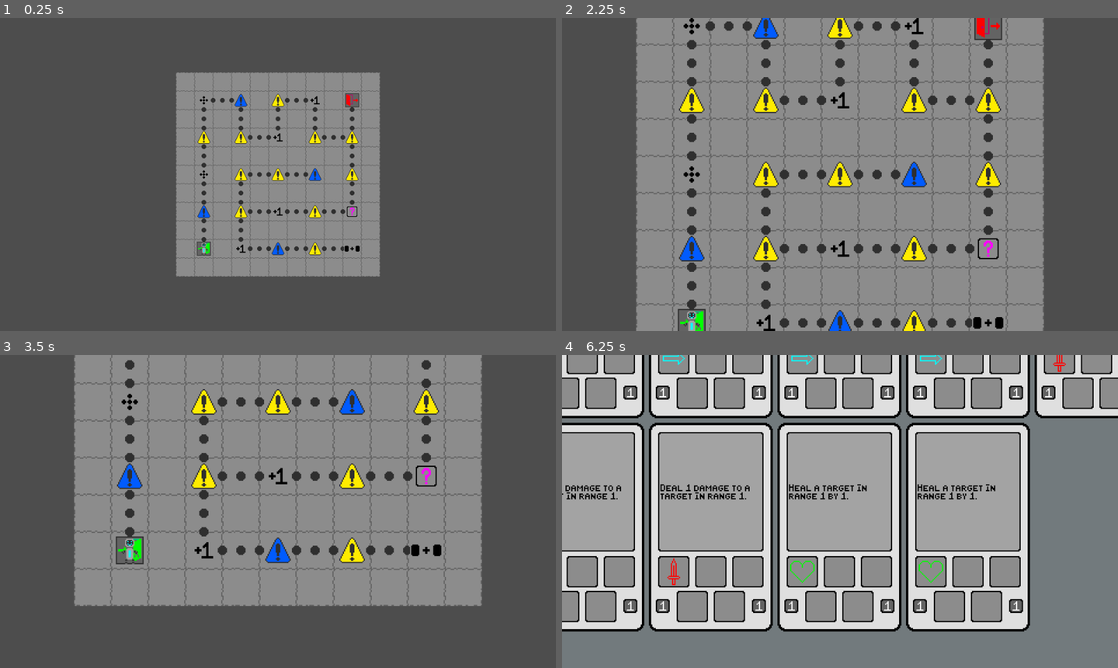
Above: before the commit, frames 1-4 (two rows, left to right).
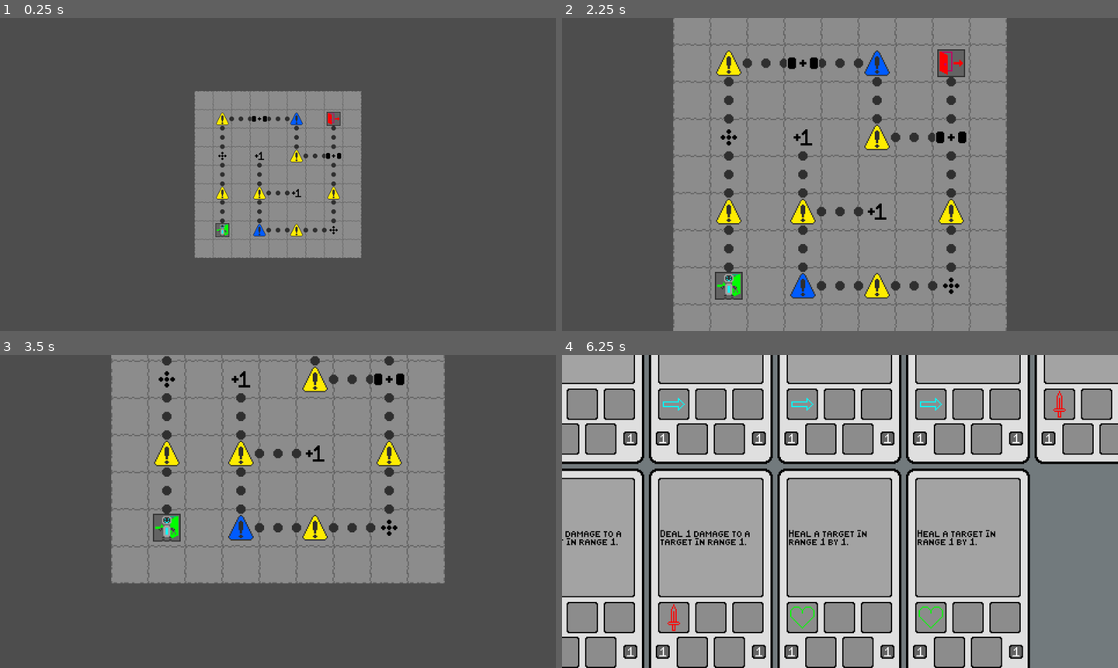
Above: after the commit, the same moments.

Repository: CattacoCattaco/strategy-deckbuilder-roguelike
Game: Godot game, scene res://world_map/world_map.tscn
Same seed, same stepped clock (60 frames per second), same inputs: the game is played once before the commit and once after it.
Inputs (mouse positions are in pixels of both pictures, inside the frame that each line leads up to):
- Up to frame 1 (0.25 s): no input
- Up to frame 2 (2.25 s): tap Enter (do_event) at 0.5, 2 s; move the mouse to (962, 158) at 0.52 s; hold D (right) 0.53-1.25 s; hold Enter (do_event) 0.53-1.25 s; click (962, 158) at 0.67 s; tap Space at 1.25 s; drag from (728, 190) to (812, 237) at 1.27 s; move the mouse to (895, 105) at 2.02 s; hold D (right) from 2.03 s (still down); hold Z (zoom) from 2.03 s (still down); click (895, 105) at 2.17 s
- Up to frame 3 (3.5 s): release D (right) at 2.75 s; release Z (zoom) at 2.75 s; tap Space at 2.75 s; drag from (250, 574) to (111, 464) at 2.77 s
- Up to frame 4 (6.25 s): tap Enter (do_event) at 3.5 s; move the mouse to (1006, 558) at 3.52 s; hold A (left) 3.53-4.25 s; tap Shift at 3.6 s; click (1006, 558) at 3.67 s; tap Space at 4.25 s; drag from (673, 464) to (756, 433) at 4.27 s; move the mouse to (867, 511) at 5.02 s; hold S (down) 5.03-5.75 s; hold Q (view_deck) 5.03-5.75 s; click (867, 511) at 5.17 s; drag from (584, 433) to (728, 527) at 5.77 s

The runs differ from the first frame. In frame 1, 11% of the frame differs, in the area x 31-69%, y 17-83%; in frame 2, 25%; in frame 3, 26%; in frame 4, 47%, in the area x 0-100%, y 0-100%.
Error before the commit: Invalid access to property or key 'tile_grid' on a base object of type 'Nil'. (res://card/card.gd:34)

Commit message:
Enemies Vary by Progression
Now the selection of available enemies changes based on how many worlds you've beaten and if the level is a mission or a normal encounter.

Diff:
--- a/card/card.gd
+++ b/card/card.gd
@@ -31,6 +31,8 @@
 	if event is InputEventMouseButton:
 		if event.pressed:
 			if event.button_index == MOUSE_BUTTON_LEFT:
+				if not hand:
+					return
 				if hand.tile_grid:
 					if hand.tile_grid.round_manager.is_player_turn:
 						try_play()
@@ -44,6 +46,8 @@
 						else:
 							parent.take_card()
 			elif event.button_index == MOUSE_BUTTON_RIGHT:
+				if not hand:
+					return
 				var parent: Control = get_parent_control()
 				if parent == hand and hand.tile_grid:
 					hand.tile_grid.focus(card_data)
--- a/tile_grid/level_builder/level_builder.gd
+++ b/tile_grid/level_builder/level_builder.gd
@@ -12,13 +12,11 @@
 
 @export var player_data: TileObjectData
 @export var movement_region_object_data: TileObjectData
-@export var clump_obstacles: Array[TileObjectData]
-@export var clump_obstacle_weights: Array[int]
-@export var single_obstacles: Array[TileObjectData]
-@export var single_obstacle_weights: Array[int]
+@export var clump_obstacles: WeightedObjectList
+@export var single_obstacles: WeightedObjectList
 @export var defendable: TileObjectData
-@export var enemies: Array[TileObjectData]
-@export var enemy_weights: Array[int]
+@export var enemies_by_level: Array[WeightedObjectList]
+@export var mission_enemies_by_level: Array[WeightedObjectList]
 
 var density: ObjectDensity
 
@@ -73,12 +71,14 @@
 		ObjectDensity.DENSE:
 			clump_count = floori(randf_range(tile_count * 0.06, tile_count * 0.1))
 
+	if clump_count < 1:
+		clump_count = 1
+
 	for i in range(clump_count):
 		if len(untouched_cells) == 0:
 			break
 
-		var clump_object: TileObjectData = (
-				pick_random_weighted(clump_obstacles, clump_obstacle_weights))
+		var clump_object: TileObjectData = clump_obstacles.get_random_object()
 
 		var start_pos_index: int = randi_range(0, len(untouched_cells) - 1)
 		var pos: Vector2i = untouched_cells[start_pos_index]
@@ -124,6 +124,9 @@
 		ObjectDensity.DENSE:
 			single_obstacle_count = floori(randf_range(tile_count * 0.15, tile_count * 0.2))
 
+	if single_obstacle_count < 1:
+		single_obstacle_count = 1
+
 	for i in range(single_obstacle_count):
 		if len(untouched_cells) == 0:
 			break
@@ -133,7 +136,7 @@
 		untouched_cells.remove_at(pos_index)
 
 		var tile: Tile = tile_grid.get_tile(pos.x, pos.y)
-		tile.add_object(pick_random_weighted(single_obstacles, single_obstacle_weights))
+		tile.add_object(single_obstacles.get_random_object())
 
 	EnemyActionSource.defendables = []
 
@@ -153,13 +156,19 @@
 			tile.add_object(defendable)
 			EnemyActionSource.defendables.append(tile.object)
 
+	var current_enemies: WeightedObjectList
+	if tile_grid.is_mission:
+		current_enemies = mission_enemies_by_level[world_map.world_num]
+	else:
+		current_enemies = enemies_by_level[world_map.world_num]
+
 	for i in range(enemy_count):
 		var pos_index: int = randi_range(0, len(designated_movement_region) - 1)
 		var pos: Vector2i = designated_movement_region[pos_index]
 		designated_movement_region.remove_at(pos_index)
 
 		var tile: Tile = tile_grid.get_tile(pos.x, pos.y)
-		tile.add_object(pick_random_weighted(enemies, enemy_weights))
+		tile.add_object(current_enemies.get_random_object())
 
 	EnemyActionSource.recalc_distances(tile_grid)
 
@@ -209,13 +218,3 @@
 
 			# We shouldn't make too many branches here
 			continue
-
-
-func pick_random_weighted(data_list: Array[TileObjectData], weights: Array[int]) -> TileObjectData:
-	var weighted_list: Array[TileObjectData] = []
-
-	for i in range(len(data_list)):
-		for j in range(weights[i]):
-			weighted_list.append(data_list[i])
-
-	return weighted_list.pick_random()
--- /dev/null
+++ b/tile_grid/level_builder/weighted_object_list.gd
@@ -0,0 +1,31 @@
+class_name WeightedObjectList
+extends Resource
+
+@export var objects: Array[TileObjectData]
+@export var weights: Array[int]
+
+
+func _init(p_objects: Array[TileObjectData] = [], p_weights: Array[int] = []) -> void:
+	objects = p_objects
+	weights = p_weights
+
+
+func get_random_object() -> TileObjectData:
+	var total_weight: int = 0
+	for weight in weights:
+		total_weight += weight
+
+	var probabilities: Array[float] = []
+	for weight in weights:
+		probabilities.append(weight as float / total_weight)
+
+	var random_value: float = randf()
+
+	for i in len(probabilities):
+		var probability: float = probabilities[i]
+		if random_value < probability:
+			return objects[i]
+
+		random_value -= probability
+
+	return null
--- a/tile_grid/tile/tile_object/data/action_source/enemy_action_flow/distance_check_action_flow.gd
+++ b/tile_grid/tile/tile_object/data/action_source/enemy_action_flow/distance_check_action_flow.gd
@@ -48,6 +48,9 @@
 	else:
 		comp_value = EnemyActionSource.get_distance_from_vec(object.pos, comp_distance_type)
 
+	print(base_distance)
+	print(comp_value)
+
 	if base_distance < comp_value:
 		print("below")
 		below._resolve(object, action_source)
--- a/tile_grid/tile/tile_object/data/objects/aggressive_bot.tres
+++ /dev/null
@@ -1,43 +0,0 @@
-[gd_resource type="Resource" script_class="TileObjectData" load_steps=12 format=3 uid="uid://c6m158xb2ol3q"]
-
-[ext_resource type="Script" uid="uid://qcayqubqp7nh" path="res://tile_grid/tile/tile_object/data/action_source/enemy_action_source.gd" id="1_84m8j"]
-[ext_resource type="Script" uid="uid://cxprmuxsp2kc6" path="res://tile_grid/tile/tile_object/data/action_source/enemy_action_flow/move_closer_further_action_flow.gd" id="1_d4lbk"]
-[ext_resource type="Script" uid="uid://kdjaev6b8cb4" path="res://tile_grid/tile/tile_object/data/action_source/enemy_action_flow/attack_action_flow.gd" id="2_0iic5"]
-[ext_resource type="Script" uid="uid://g0hmwqu3bxiu" path="res://tile_grid/tile/tile_object/data/tile_object_data.gd" id="2_3pf4l"]
-[ext_resource type="Script" uid="uid://cmofqse45s2xp" path="res://tile_grid/tile/tile_object/data/action_source/enemy_action_flow/distance_check_action_flow.gd" id="2_d4lbk"]
-[ext_resource type="Texture2D" uid="uid://diebfv156uten" path="res://tile_grid/tile/tile_object/textures/evilbot.png" id="3_84m8j"]
-
-[sub_resource type="Resource" id="Resource_lpb1f"]
-script = ExtResource("1_d4lbk")
-metadata/_custom_type_script = "uid://cxprmuxsp2kc6"
-
-[sub_resource type="Resource" id="Resource_cersr"]
-script = ExtResource("2_0iic5")
-metadata/_custom_type_script = "uid://kdjaev6b8cb4"
-
-[sub_resource type="Resource" id="Resource_s6fpx"]
-script = ExtResource("2_0iic5")
-metadata/_custom_type_script = "uid://kdjaev6b8cb4"
-
-[sub_resource type="Resource" id="Resource_pdae1"]
-script = ExtResource("2_d4lbk")
-below = SubResource("Resource_s6fpx")
-at = SubResource("Resource_cersr")
-above = SubResource("Resource_lpb1f")
-metadata/_custom_type_script = "uid://cmofqse45s2xp"
-
-[sub_resource type="Resource" id="Resource_4mu6k"]
-script = ExtResource("1_84m8j")
-action_flow = SubResource("Resource_pdae1")
-speed = 5
-preview_actions = true
-metadata/_custom_type_script = "uid://qcayqubqp7nh"
-
-[resource]
-script = ExtResource("2_3pf4l")
-texture = ExtResource("3_84m8j")
-texture_type = 2
-object_type = 2
-max_health = 2
-action_source = SubResource("Resource_4mu6k")
-metadata/_custom_type_script = "uid://g0hmwqu3bxiu"
--- /dev/null
+++ b/tile_grid/tile/tile_object/data/objects/enemies/level_0/aggressive_bot.tres
@@ -0,0 +1,43 @@
+[gd_resource type="Resource" script_class="TileObjectData" load_steps=12 format=3 uid="uid://c6m158xb2ol3q"]
+
+[ext_resource type="Script" uid="uid://cxprmuxsp2kc6" path="res://tile_grid/tile/tile_object/data/action_source/enemy_action_flow/move_closer_further_action_flow.gd" id="1_ms03l"]
+[ext_resource type="Script" uid="uid://kdjaev6b8cb4" path="res://tile_grid/tile/tile_object/data/action_source/enemy_action_flow/attack_action_flow.gd" id="2_hou12"]
+[ext_resource type="Script" uid="uid://cmofqse45s2xp" path="res://tile_grid/tile/tile_object/data/action_source/enemy_action_flow/distance_check_action_flow.gd" id="3_wuvyl"]
+[ext_resource type="Script" uid="uid://qcayqubqp7nh" path="res://tile_grid/tile/tile_object/data/action_source/enemy_action_source.gd" id="4_w5roc"]
+[ext_resource type="Script" uid="uid://g0hmwqu3bxiu" path="res://tile_grid/tile/tile_object/data/tile_object_data.gd" id="5_x6e5t"]
+[ext_resource type="Texture2D" uid="uid://diebfv156uten" path="res://tile_grid/tile/tile_object/textures/evilbot.png" id="6_asa4g"]
+
+[sub_resource type="Resource" id="Resource_lpb1f"]
+script = ExtResource("1_ms03l")
+metadata/_custom_type_script = "uid://cxprmuxsp2kc6"
+
+[sub_resource type="Resource" id="Resource_cersr"]
+script = ExtResource("2_hou12")
+metadata/_custom_type_script = "uid://kdjaev6b8cb4"
+
+[sub_resource type="Resource" id="Resource_s6fpx"]
+script = ExtResource("2_hou12")
+metadata/_custom_type_script = "uid://kdjaev6b8cb4"
+
+[sub_resource type="Resource" id="Resource_pdae1"]
+script = ExtResource("3_wuvyl")
+below = SubResource("Resource_s6fpx")
+at = SubResource("Resource_cersr")
+above = SubResource("Resource_lpb1f")
+metadata/_custom_type_script = "uid://cmofqse45s2xp"
+
+[sub_resource type="Resource" id="Resource_4mu6k"]
+script = ExtResource("4_w5roc")
+action_flow = SubResource("Resource_pdae1")
+speed = 6
+preview_actions = true
+metadata/_custom_type_script = "uid://qcayqubqp7nh"
+
+[resource]
+script = ExtResource("5_x6e5t")
+texture = ExtResource("6_asa4g")
+texture_type = 2
+object_type = 2
+max_health = 2
+action_source = SubResource("Resource_4mu6k")
+metadata/_custom_type_script = "uid://g0hmwqu3bxiu"
--- /dev/null
+++ b/tile_grid/tile/tile_object/data/objects/enemies/level_0/destruction_bot.tres
@@ -0,0 +1,47 @@
+[gd_resource type="Resource" script_class="TileObjectData" load_steps=12 format=3 uid="uid://ci1rdaaph8hyq"]
+
+[ext_resource type="Script" uid="uid://cxprmuxsp2kc6" path="res://tile_grid/tile/tile_object/data/action_source/enemy_action_flow/move_closer_further_action_flow.gd" id="1_6sfi2"]
+[ext_resource type="Script" uid="uid://kdjaev6b8cb4" path="res://tile_grid/tile/tile_object/data/action_source/enemy_action_flow/attack_action_flow.gd" id="2_u01qj"]
+[ext_resource type="Script" uid="uid://cmofqse45s2xp" path="res://tile_grid/tile/tile_object/data/action_source/enemy_action_flow/distance_check_action_flow.gd" id="3_sabho"]
+[ext_resource type="Script" uid="uid://qcayqubqp7nh" path="res://tile_grid/tile/tile_object/data/action_source/enemy_action_source.gd" id="4_3htby"]
+[ext_resource type="Script" uid="uid://g0hmwqu3bxiu" path="res://tile_grid/tile/tile_object/data/tile_object_data.gd" id="5_t432v"]
+[ext_resource type="Texture2D" uid="uid://diebfv156uten" path="res://tile_grid/tile/tile_object/textures/evilbot.png" id="6_wyv5d"]
+
+[sub_resource type="Resource" id="Resource_lpb1f"]
+script = ExtResource("1_6sfi2")
+distance_type = 2
+metadata/_custom_type_script = "uid://cxprmuxsp2kc6"
+
+[sub_resource type="Resource" id="Resource_cersr"]
+script = ExtResource("2_u01qj")
+player_weight = 0.0
+metadata/_custom_type_script = "uid://kdjaev6b8cb4"
+
+[sub_resource type="Resource" id="Resource_s6fpx"]
+script = ExtResource("2_u01qj")
+player_weight = 0.0
+metadata/_custom_type_script = "uid://kdjaev6b8cb4"
+
+[sub_resource type="Resource" id="Resource_pdae1"]
+script = ExtResource("3_sabho")
+distance_type = 2
+below = SubResource("Resource_s6fpx")
+at = SubResource("Resource_cersr")
+above = SubResource("Resource_lpb1f")
+metadata/_custom_type_script = "uid://cmofqse45s2xp"
+
+[sub_resource type="Resource" id="Resource_4mu6k"]
+script = ExtResource("4_3htby")
+action_flow = SubResource("Resource_pdae1")
+speed = 5
+preview_actions = true
+metadata/_custom_type_script = "uid://qcayqubqp7nh"
+
+[resource]
+script = ExtResource("5_t432v")
+texture = ExtResource("6_wyv5d")
+texture_type = 2
+object_type = 2
+max_health = 2
+action_source = SubResource("Resource_4mu6k")
+metadata/_custom_type_script = "uid://g0hmwqu3bxiu"
--- /dev/null
+++ b/tile_grid/tile/tile_object/data/objects/enemies/level_1/aggressive_bot.tres
@@ -0,0 +1,46 @@
+[gd_resource type="Resource" script_class="TileObjectData" load_steps=12 format=3 uid="uid://ut6behyv5072"]
+
+[ext_resource type="Script" uid="uid://cxprmuxsp2kc6" path="res://tile_grid/tile/tile_object/data/action_source/enemy_action_flow/move_closer_further_action_flow.gd" id="1_vllxb"]
+[ext_resource type="Script" uid="uid://kdjaev6b8cb4" path="res://tile_grid/tile/tile_object/data/action_source/enemy_action_flow/attack_action_flow.gd" id="2_uvmsg"]
+[ext_resource type="Script" uid="uid://cmofqse45s2xp" path="res://tile_grid/tile/tile_object/data/action_source/enemy_action_flow/distance_check_action_flow.gd" id="3_g7bs6"]
+[ext_resource type="Script" uid="uid://qcayqubqp7nh" path="res://tile_grid/tile/tile_object/data/action_source/enemy_action_source.gd" id="4_p8428"]
+[ext_resource type="Script" uid="uid://g0hmwqu3bxiu" path="res://tile_grid/tile/tile_object/data/tile_object_data.gd" id="5_ri3he"]
+[ext_resource type="Texture2D" uid="uid://diebfv156uten" path="res://tile_grid/tile/tile_object/textures/evilbot.png" id="6_1qxr2"]
+
+[sub_resource type="Resource" id="Resource_lpb1f"]
+script = ExtResource("1_vllxb")
+move_range = 2
+metadata/_custom_type_script = "uid://cxprmuxsp2kc6"
+
+[sub_resource type="Resource" id="Resource_cersr"]
+script = ExtResource("2_uvmsg")
+attack_damage = 2
+metadata/_custom_type_script = "uid://kdjaev6b8cb4"
+
+[sub_resource type="Resource" id="Resource_s6fpx"]
+script = ExtResource("2_uvmsg")
+attack_damage = 2
+metadata/_custom_type_script = "uid://kdjaev6b8cb4"
+
+[sub_resource type="Resource" id="Resource_pdae1"]
+script = ExtResource("3_g7bs6")
+below = SubResource("Resource_s6fpx")
+at = SubResource("Resource_cersr")
+above = SubResource("Resource_lpb1f")
+metadata/_custom_type_script = "uid://cmofqse45s2xp"
+
+[sub_resource type="Resource" id="Resource_4mu6k"]
+script = ExtResource("4_p8428")
+action_flow = SubResource("Resource_pdae1")
+speed = 6
+preview_actions = true
+metadata/_custom_type_script = "uid://qcayqubqp7nh"
+
+[resource]
+script = ExtResource("5_ri3he")
+texture = ExtResource("6_1qxr2")
+texture_type = 2
+object_type = 2
+max_health = 2
+action_source = SubResource("Resource_4mu6k")
+metadata/_custom_type_script = "uid://g0hmwqu3bxiu"
--- /dev/null
+++ b/tile_grid/tile/tile_object/data/objects/enemies/level_1/destruction_bot.tres
@@ -0,0 +1,50 @@
+[gd_resource type="Resource" script_class="TileObjectData" load_steps=12 format=3 uid="uid://bdwmipo3c33mo"]
+
+[ext_resource type="Script" uid="uid://cxprmuxsp2kc6" path="res://tile_grid/tile/tile_object/data/action_source/enemy_action_flow/move_closer_further_action_flow.gd" id="1_df14o"]
+[ext_resource type="Script" uid="uid://kdjaev6b8cb4" path="res://tile_grid/tile/tile_object/data/action_source/enemy_action_flow/attack_action_flow.gd" id="2_r1as0"]
+[ext_resource type="Script" uid="uid://cmofqse45s2xp" path="res://tile_grid/tile/tile_object/data/action_source/enemy_action_flow/distance_check_action_flow.gd" id="3_s1vlk"]
+[ext_resource type="Script" uid="uid://qcayqubqp7nh" path="res://tile_grid/tile/tile_object/data/action_source/enemy_action_source.gd" id="4_wpxiq"]
+[ext_resource type="Script" uid="uid://g0hmwqu3bxiu" path="res://tile_grid/tile/tile_object/data/tile_object_data.gd" id="5_rs7n7"]
+[ext_resource type="Texture2D" uid="uid://diebfv156uten" path="res://tile_grid/tile/tile_object/textures/evilbot.png" id="6_r1plp"]
+
+[sub_resource type="Resource" id="Resource_lpb1f"]
+script = ExtResource("1_df14o")
+distance_type = 2
+metadata/_custom_type_script = "uid://cxprmuxsp2kc6"
+
+[sub_resource type="Resource" id="Resource_cersr"]
+script = ExtResource("2_r1as0")
+player_weight = 0.0
+attack_range = 2
+metadata/_custom_type_script = "uid://kdjaev6b8cb4"
+
+[sub_resource type="Resource" id="Resource_s6fpx"]
+script = ExtResource("2_r1as0")
+player_weight = 0.0
+attack_range = 2
+metadata/_custom_type_script = "uid://kdjaev6b8cb4"
+
+[sub_resource type="Resource" id="Resource_pdae1"]
+script = ExtResource("3_s1vlk")
+distance_type = 2
+threshold = 2
+below = SubResource("Resource_s6fpx")
+at = SubResource("Resource_cersr")
+above = SubResource("Resource_lpb1f")
+metadata/_custom_type_script = "uid://cmofqse45s2xp"
+
+[sub_resource type="Resource" id="Resource_4mu6k"]
+script = ExtResource("4_wpxiq")
+action_flow = SubResource("Resource_pdae1")
+speed = 5
+preview_actions = true
+metadata/_custom_type_script = "uid://qcayqubqp7nh"
+
+[resource]
+script = ExtResource("5_rs7n7")
+texture = ExtResource("6_r1plp")
+texture_type = 2
+object_type = 2
+max_health = 2
+action_source = SubResource("Resource_4mu6k")
+metadata/_custom_type_script = "uid://g0hmwqu3bxiu"
--- /dev/null
+++ b/tile_grid/tile/tile_object/data/objects/enemies/level_1/fear_bot.tres
@@ -0,0 +1,30 @@
+[gd_resource type="Resource" script_class="TileObjectData" load_steps=7 format=3 uid="uid://sjfa8gslyxmo"]
+
+[ext_resource type="Script" uid="uid://cxprmuxsp2kc6" path="res://tile_grid/tile/tile_object/data/action_source/enemy_action_flow/move_closer_further_action_flow.gd" id="1_u3xi4"]
+[ext_resource type="Script" uid="uid://qcayqubqp7nh" path="res://tile_grid/tile/tile_object/data/action_source/enemy_action_source.gd" id="2_2ype2"]
+[ext_resource type="Script" uid="uid://g0hmwqu3bxiu" path="res://tile_grid/tile/tile_object/data/tile_object_data.gd" id="3_1rgf7"]
+[ext_resource type="Texture2D" uid="uid://diebfv156uten" path="res://tile_grid/tile/tile_object/textures/evilbot.png" id="4_gt321"]
+
+[sub_resource type="Resource" id="Resource_gl1p2"]
+script = ExtResource("1_u3xi4")
+distance_type = 1
+move_range = 2
+can_jump = true
+closer = false
+metadata/_custom_type_script = "uid://cxprmuxsp2kc6"
+
+[sub_resource type="Resource" id="Resource_3jjgm"]
+script = ExtResource("2_2ype2")
+action_flow = SubResource("Resource_gl1p2")
+speed = 4
+preview_actions = true
+metadata/_custom_type_script = "uid://qcayqubqp7nh"
+
+[resource]
+script = ExtResource("3_1rgf7")
+texture = ExtResource("4_gt321")
+texture_type = 2
+object_type = 2
+max_health = 2
+action_source = SubResource("Resource_3jjgm")
+metadata/_custom_type_script = "uid://g0hmwqu3bxiu"
--- a/tile_grid/tile_grid.tscn
+++ b/tile_grid/tile_grid.tscn
@@ -11,15 +11,56 @@
 [ext_resource type="Resource" uid="uid://dq2vskswinh63" path="res://tile_grid/tile/tile_object/data/objects/acid.tres" id="5_pf1a3"]
 [ext_resource type="Resource" uid="uid://ccciw1ve4yhmy" path="res://tile_grid/tile/tile_object/data/objects/tree.tres" id="6_pf1a3"]
 [ext_resource type="Script" uid="uid://drke1av0c1b7k" path="res://tile_grid/round_manager/round_manager.gd" id="8_5axyk"]
-[ext_resource type="Resource" uid="uid://c6m158xb2ol3q" path="res://tile_grid/tile/tile_object/data/objects/aggressive_bot.tres" id="9_eoot7"]
+[ext_resource type="Script" uid="uid://bmvmi6iqabq4g" path="res://tile_grid/level_builder/weighted_object_list.gd" id="8_dnmic"]
+[ext_resource type="Resource" uid="uid://c6m158xb2ol3q" path="res://tile_grid/tile/tile_object/data/objects/enemies/level_0/aggressive_bot.tres" id="9_eoot7"]
 [ext_resource type="Resource" uid="uid://c8jcqn23xsyua" path="res://tile_grid/tile/tile_object/data/objects/building.tres" id="9_jp86b"]
-[ext_resource type="Resource" uid="uid://cfdfyqpbcdxpb" path="res://tile_grid/tile/tile_object/data/objects/fear_bot.tres" id="10_jp86b"]
+[ext_resource type="Resource" uid="uid://cfdfyqpbcdxpb" path="res://tile_grid/tile/tile_object/data/objects/enemies/level_0/fear_bot.tres" id="10_jp86b"]
 [ext_resource type="PackedScene" uid="uid://b2b416pbggqo4" path="res://card/card.tscn" id="11_d6b8m"]
 [ext_resource type="Script" uid="uid://bji1oaue4cmst" path="res://card/hand/hand.gd" id="11_pawdl"]
+[ext_resource type="Resource" uid="uid://ci1rdaaph8hyq" path="res://tile_grid/tile/tile_object/data/objects/enemies/level_0/destruction_bot.tres" id="11_tuu3s"]
 [ext_resource type="Script" uid="uid://ctbryeqoij1nf" path="res://card/deck/deck.gd" id="13_3s7rm"]
+[ext_resource type="Resource" uid="uid://ut6behyv5072" path="res://tile_grid/tile/tile_object/data/objects/enemies/level_1/aggressive_bot.tres" id="13_ycykd"]
+[ext_resource type="Resource" uid="uid://bdwmipo3c33mo" path="res://tile_grid/tile/tile_object/data/objects/enemies/level_1/destruction_bot.tres" id="14_1w5d2"]
 [ext_resource type="FontFile" uid="uid://dcmcrpk7us45q" path="res://font/Wild Jam 87 Font.ttf" id="14_ofus2"]
+[ext_resource type="Resource" uid="uid://sjfa8gslyxmo" path="res://tile_grid/tile/tile_object/data/objects/enemies/level_1/fear_bot.tres" id="15_h5v0e"]
 [ext_resource type="Texture2D" uid="uid://ba2p5h8us83x2" path="res://buttons/pass.png" id="16_6mnwf"]
 [ext_resource type="BitMap" uid="uid://4t61j2twqjb8" path="res://buttons/pass_map.png" id="17_eoot7"]
+
+[sub_resource type="Resource" id="Resource_ycykd"]
+script = ExtResource("8_dnmic")
+objects = Array[ExtResource("4_t02f7")]([ExtResource("6_pf1a3")])
+weights = Array[int]([1])
+metadata/_custom_type_script = "uid://bmvmi6iqabq4g"
+
+[sub_resource type="Resource" id="Resource_1w5d2"]
+script = ExtResource("8_dnmic")
+objects = Array[ExtResource("4_t02f7")]([ExtResource("6_pf1a3"), ExtResource("5_pf1a3")])
+weights = Array[int]([2, 1])
+metadata/_custom_type_script = "uid://bmvmi6iqabq4g"
+
+[sub_resource type="Resource" id="Resource_s8kfo"]
+script = ExtResource("8_dnmic")
+objects = Array[ExtResource("4_t02f7")]([ExtResource("9_eoot7"), ExtResource("10_jp86b")])
+weights = Array[int]([1, 1])
+metadata/_custom_type_script = "uid://bmvmi6iqabq4g"
+
+[sub_resource type="Resource" id="Resource_2yo27"]
+script = ExtResource("8_dnmic")
+objects = Array[ExtResource("4_t02f7")]([ExtResource("13_ycykd"), ExtResource("15_h5v0e")])
+weights = Array[int]([1, 1])
+metadata/_custom_type_script = "uid://bmvmi6iqabq4g"
+
+[sub_resource type="Resource" id="Resource_h5v0e"]
+script = ExtResource("8_dnmic")
+objects = Array[ExtResource("4_t02f7")]([ExtResource("9_eoot7"), ExtResource("11_tuu3s"), ExtResource("10_jp86b")])
+weights = Array[int]([1, 1, 1])
+metadata/_custom_type_script = "uid://bmvmi6iqabq4g"
+
+[sub_resource type="Resource" id="Resource_gsi5n"]
+script = ExtResource("8_dnmic")
+objects = Array[ExtResource("4_t02f7")]([ExtResource("13_ycykd"), ExtResource("14_1w5d2"), ExtResource("15_h5v0e")])
+weights = Array[int]([1, 1, 1])
+metadata/_custom_type_script = "uid://bmvmi6iqabq4g"
 
 [sub_resource type="LabelSettings" id="LabelSettings_kqtwp"]
 font = ExtResource("14_ofus2")
@@ -57,13 +98,11 @@
 tile_grid = NodePath("..")
 player_data = ExtResource("4_kqtwp")
 movement_region_object_data = ExtResource("4_0vku6")
-clump_obstacles = Array[ExtResource("4_t02f7")]([ExtResource("6_pf1a3")])
-clump_obstacle_weights = Array[int]([1])
-single_obstacles = Array[ExtResource("4_t02f7")]([ExtResource("5_pf1a3"), ExtResource("6_pf1a3")])
-single_obstacle_weights = Array[int]([1, 2])
+clump_obstacles = SubResource("Resource_ycykd")
+single_obstacles = SubResource("Resource_1w5d2")
 defendable = ExtResource("9_jp86b")
-enemies = Array[ExtResource("4_t02f7")]([ExtResource("9_eoot7"), ExtResource("10_jp86b")])
-enemy_weights = Array[int]([1, 1])
+enemies_by_level = Array[ExtResource("8_dnmic")]([SubResource("Resource_s8kfo"), SubResource("Resource_2yo27")])
+mission_enemies_by_level = Array[ExtResource("8_dnmic")]([SubResource("Resource_h5v0e"), SubResource("Resource_gsi5n")])
 
 [node name="RoundManager" type="Node2D" parent="." node_paths=PackedStringArray("tile_grid")]
 script = ExtResource("8_5axyk")
--- a/world_map/world_map.tscn
+++ b/world_map/world_map.tscn
@@ -20,7 +20,7 @@
 deck_view_scene = ExtResource("5_yqyfv")
 player = NodePath("Player")
 camera = NodePath("Camera2D")
-used_size = 5
+used_size = 4
 
 [node name="Player" type="Sprite2D" parent="."]
 z_index = 5
Not shown, added: tile_grid/level_builder/weighted_object_list.gd.uid
Renamed: tile_grid/tile/tile_object/data/objects/fear_bot.tres -> tile_grid/tile/tile_object/data/objects/enemies/level_0/fear_bot.tres
Not shown: 1 places in tile_grid/tile_grid.tscn that only renumber resources
